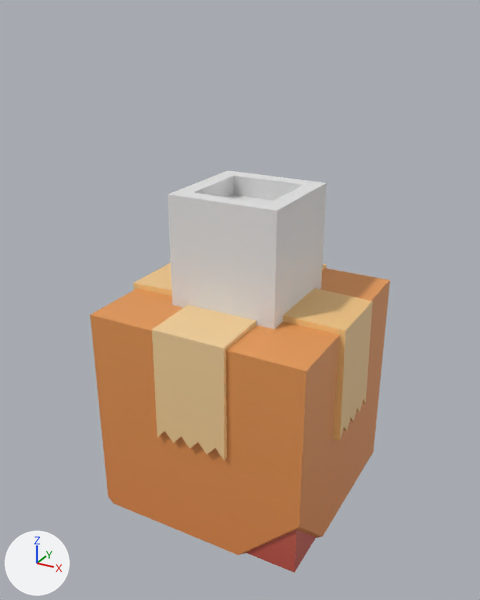
Before and after pictures for a commit that changed the Blender file assets/source files/drop-box-black-hole.blend.
Both versions are drawn from a camera (50 mm lens) standing at (2.6, -4.89, 3.39) and looking at (0.0, -0.17, 1.03). Lighting does not change. The marker at lower left points along +X, +Y and +Z.
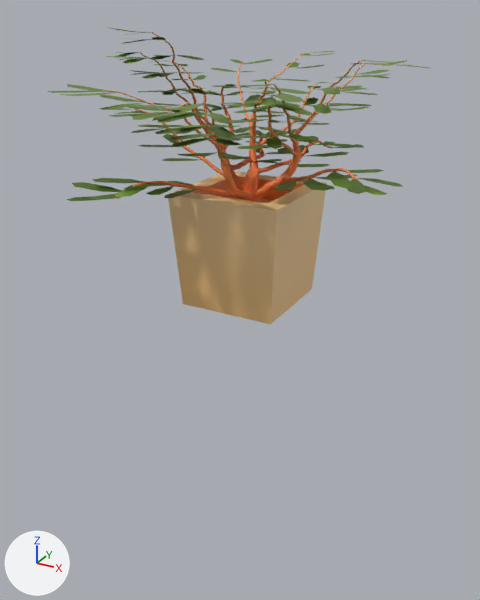
What differs and where, as boxes (x1, y1, x2, y2) in the pictures (480 x 600 px; the box of a moved part takes in the faces that stretch with it):
'Cube', hidden (orange): before (90, 263, 390, 573)
'Cube.001', recoloured, reshaped, surface changed (white to brown): before (168, 171, 327, 329); after (168, 171, 327, 324)
'foglie', added (green): after (47, 27, 429, 201)
'tronco', added (brown): after (103, 32, 388, 202)
part 1 of me_cube_004, moved or reshaped: before (168, 183, 327, 329); after (168, 183, 327, 324)
part 2 of me_cube_004, surface changed (white to brown): before (169, 171, 326, 211); after (170, 171, 326, 211)

Diff of the bpy script that builds the scene:
```diff
--- a/assets/source files/drop-box-black-hole.blend.py
+++ b/assets/source files/drop-box-black-hole.blend.py
@@ mat_vaso @@
+mat_vaso = principled_material('vaso')
+mat_vaso.texture = img_palette_png
@@ mat_foglie @@
+mat_foglie = principled_material('foglie')
+mat_foglie.texture = img_palette_png
+mat_foglie.metallic = 1.0
+mat_foglie.roughness = 0.553
+mat_foglie.specular_ior_level = 1.0
@@ me_cube_004 @@
 me_cube_004.from_pydata(...)  # 16 vertices, 14 faces; spans x -1.0..1.0, y -1.0..1.0, z -1.0..1.0
 # used by ob_cube_001; location = (0.0, 0.0, 1.497); scale = (0.497, 0.497, 0.497)
-me_cube_004.vertices[0].co = (-1.0, -1.0, -1.0)  # pixel (172, 305)
-me_cube_004.vertices[2].co = (-1.0, 1.0, -1.0)
-me_cube_004.vertices[4].co = (1.0, -1.0, -1.0)  # pixel (274, 329)
-me_cube_004.vertices[6].co = (1.0, 1.0, -1.0)  # pixel (321, 288)
+# me_cube_004 part 1
+me_cube_004.vertices[0].co = (-0.87, -0.87, -1.0)  # pixel (182, 303)
+me_cube_004.vertices[2].co = (-0.87, 0.87, -1.0)
+me_cube_004.vertices[4].co = (0.87, -0.87, -1.0)  # pixel (270, 324)
+me_cube_004.vertices[6].co = (0.87, 0.87, -1.0)  # pixel (311, 289)
+# me_cube_004 part 2: texture (UV) coordinates of 14 of 14 faces, centred in x -1.0..1.0, y -1.0..1.0, z -1.0..1.0, changed; they spanned u 0.12..0.62, v 0.0..1.0 and now span u 0.7..0.98, v 0.35..0.98
+me_cube_004.materials.append(mat_vaso)  # picture img_palette_png
@@ me_tronco @@
+me_tronco.from_pydata(...)  # 7712 vertices, 14032 faces; spans x -4.56..5.01, y -6.2..5.15, z -0.02..9.26
+me_tronco.materials.append(mat_boxtile)  # picture img_palette_png
@@ me_foglie @@
+me_foglie.from_pydata(...)  # 2520 vertices, 2520 faces; spans x -6.02..6.21, y -7.45..6.44, z 1.81..9.47
+me_foglie.materials.append(mat_foglie)  # picture img_palette_png
@@ ob_cube @@
 ob_cube.location = (0.0, 0.0, 0.0)
+ob_cube.hide_set(True)
@@ ob_tronco @@
+ob_tronco = bpy.data.objects.new('tronco', me_tronco)
+ob_tronco.location = (0.0, 0.0, 1.774)
+ob_tronco.rotation_euler = (0.000586, -0.00103, 0.000586)  # degrees (0, -0.1, 0)
+ob_tronco.scale = (0.221, 0.221, 0.157)
@@ ob_foglie @@
+ob_foglie = bpy.data.objects.new('foglie', me_foglie)
+ob_foglie.parent = ob_tronco
+ob_foglie.matrix_parent_inverse = Matrix(((4.533, 0.0, 0.0, 0.0), (0.0, 4.533, 0.0, 0.0), (0.0, 0.0, 4.533, -8.04), (0.0, 0.0, 0.0, 1.0)))
+ob_foglie.location = (0.0, 0.0, 1.774)
+ob_foglie.scale = (0.221, 0.221, 0.221)
```
